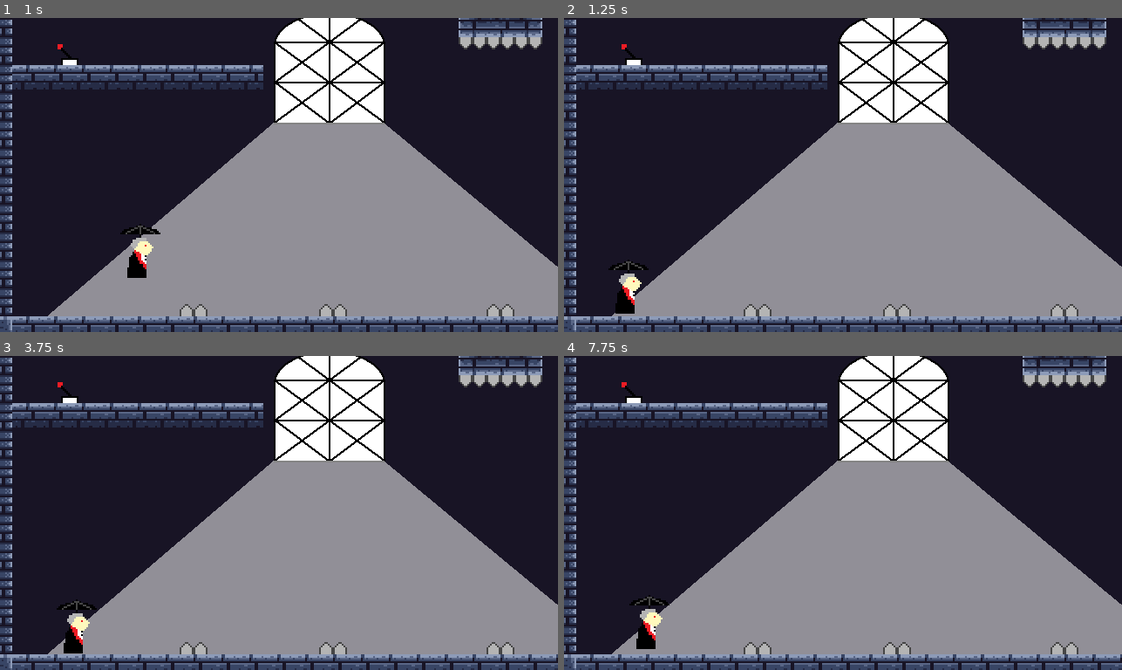
Above: before the commit, frames 1-4 (two rows, left to right).
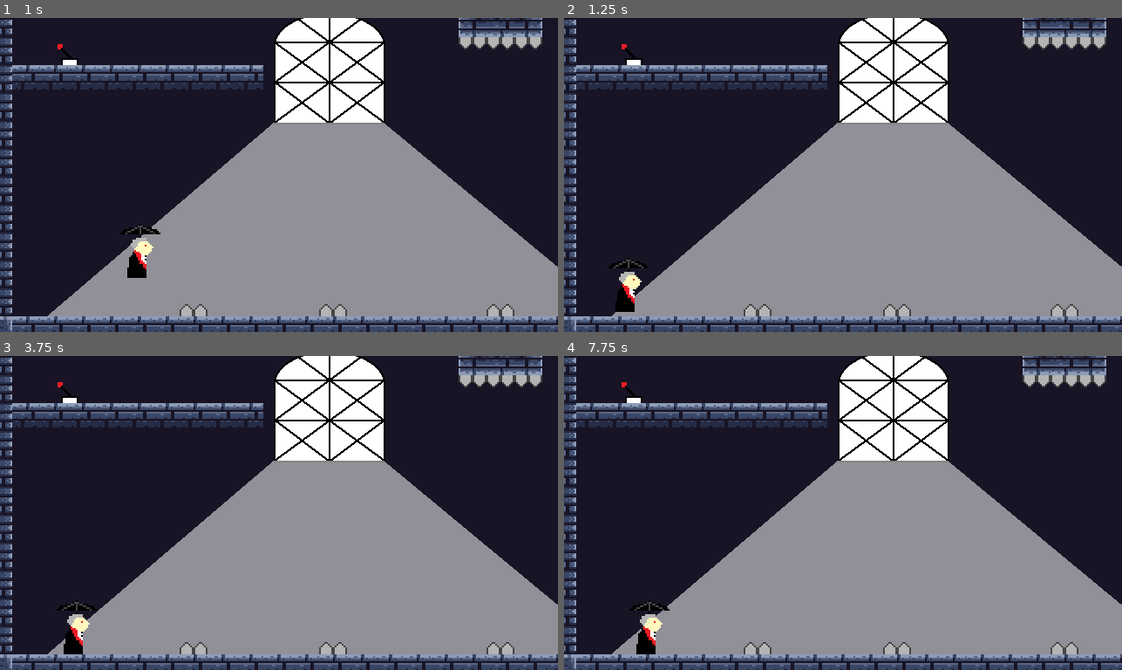
Above: after the commit, the same moments.

Repository: JedsadaSrijunpoe/sunlight-is-enemy
Game: Godot game, scene res://Level/level_1.tscn
Two runs of this game, one before a commit and one after it. Both use one fixed random seed, a clock stepped at 60 frames per second and the inputs below.
Inputs:
- Up to frame 1 (1 s): tap Enter at 0.5 s; hold D (move_right) from 0.53 s (still down); tap J (interact) at 0.6 s; tap W (jump) at 0.77 s
- Up to frame 2 (1.25 s): keep holding D (move_right)
- Up to frame 3 (3.75 s): tap Space (toggle) at 1.35, 2.75, 2.85 s; tap W (jump) at 1.52, 3.02 s; release D (move_right) at 2.03 s; hold A (move_left) 2.03-2.78 s; tap J (interact) at 2.1, 3.6 s; hold D (move_right) from 2.78 s (still down)
- Up to frame 4 (7.75 s): tap W (jump) at 3.77, 4.52, 6.02, 6.77, 7.52 s; release D (move_right) at 4.28 s; hold A (move_left) 4.28-5.03 s; tap Space (toggle) at 4.35, 5.85, 7.35 s; hold D (move_right) 5.03-5.78 s; tap J (interact) at 5.1, 6.6 s; hold A (move_left) 5.78-7.28 s; hold D (move_right) from 7.28 s (still down)

Frame 1 is identical in both runs. In frame 2, 0.2% of the frame differs, in the area x 7-16%, y 76-95%; in frame 3, 0.1%; in frame 4, 0.5%, in the area x 11-19%, y 76-95%.

Commit message:
Update respawning by reload scene

Diff:
--- a/Player/player.gd
+++ b/Player/player.gd
@@ -25,10 +25,6 @@
 
 # Get the gravity from the project settings to be synced with RigidBody nodes.
 var gravity = ProjectSettings.get_setting("physics/2d/default_gravity")
-
-# Mark respawn point as the starting position
-func _ready():
-	$Node/RespawnPoint.position = position
 
 # Handle movement
 func _physics_process(delta):
@@ -117,13 +113,6 @@
 func _on_switchbox_area_exited(switch):
 	switch.entered = false
 
-# Move to spawn point and transform into humanoid
+# Reload the current scene.
 func respawn():
-	state = HUMANOID
-	bat_collision_shape.disabled = true
-	bat_hurtbox.get_node("CollisionShape2D").disabled = true
-	humanoid_collision_shape.disabled = false
-	human_hurtbox.get_node("CollisionShape2D").disabled = false
-	hitbox.get_node("CollisionPolygon2D").disabled = false
-
-	position = $Node/RespawnPoint.position
+	get_tree().reload_current_scene()
--- a/Player/player.tscn
+++ b/Player/player.tscn
@@ -98,10 +98,6 @@
 scale = Vector2(0.995984, 1)
 polygon = PackedVector2Array(-5.02016, 17, -5.02016, 16, 5.02016, 16, 5.02016, 17)
 
-[node name="Node" type="Node" parent="."]
-
-[node name="RespawnPoint" type="Marker2D" parent="Node"]
-
 [connection signal="area_entered" from="BatHurtbox" to="." method="_on_bathurtbox_area_entered"]
 [connection signal="area_entered" from="HumanHurtbox" to="." method="_on_humanhurtbox_area_entered"]
 [connection signal="area_entered" from="Switchbox" to="." method="_on_switchbox_area_entered"]
